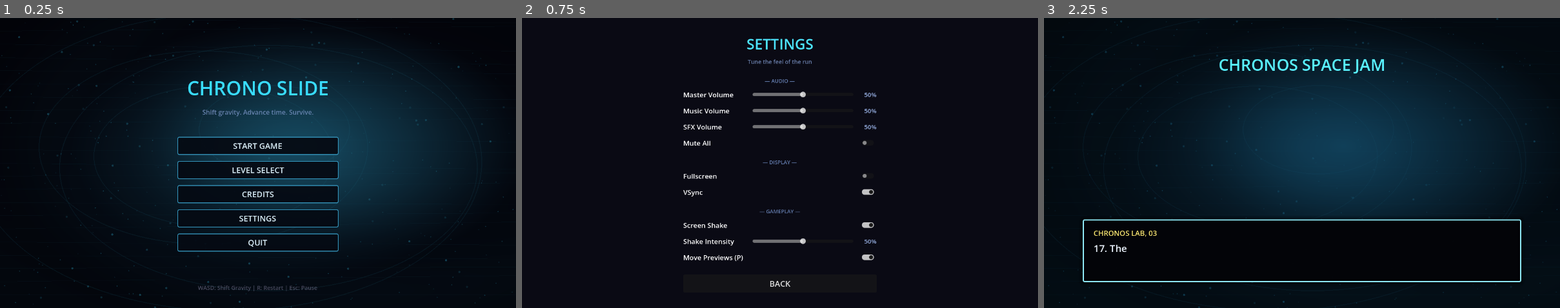
Above: before the commit, frames 1-3 (left to right).
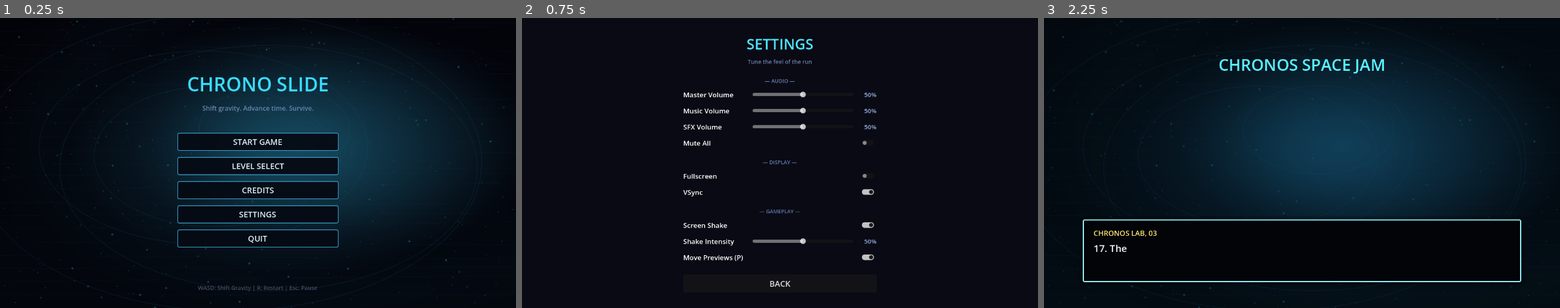
Above: after the commit, the same moments.

Repository: Rivendellspacejam/ChronosSpaceJam
Game: Godot game, scene res://scenes/ui/main_menu.tscn
The game is run twice, just before and just after one commit, with the same random seed, the same clock (stepped at 60 frames per second) and the same inputs. Sound files missing from this copy of the repository are replaced by a short silence.
Inputs:
- Up to frame 1 (0.25 s): no input
- Up to frame 2 (0.75 s): click "SETTINGS" at 0.5 s
- Up to frame 3 (2.25 s): click "BACK" at 1.25 s; click "START GAME" at 2 s

The runs differ from the first frame. In frame 1, 6.1% of the frame differs, in the area x 34-66%, y 20-81%; in frame 2, nothing differs; in frame 3, nothing differs.

Commit message:
Add progress reset flow

Diff:
--- a/chronos-space-jam/scenes/ui/main_menu.tscn
+++ b/chronos-space-jam/scenes/ui/main_menu.tscn
@@ -54,9 +54,9 @@
 anchor_right = 0.5
 anchor_bottom = 0.5
 offset_left = -200.0
-offset_top = -200.0
+offset_top = -230.0
 offset_right = 200.0
-offset_bottom = 200.0
+offset_bottom = 230.0
 grow_horizontal = 2
 grow_vertical = 2
 theme_override_constants/separation = 15
@@ -103,11 +103,75 @@
 theme_override_font_sizes/font_size = 20
 text = "SETTINGS"
 
+[node name="ResetProgressButton" type="Button" parent="VBoxContainer"]
+layout_mode = 2
+custom_minimum_size = Vector2(0, 45)
+theme_override_font_sizes/font_size = 20
+text = "RESET PROGRESS"
+
 [node name="QuitButton" type="Button" parent="VBoxContainer"]
 layout_mode = 2
 custom_minimum_size = Vector2(0, 45)
 theme_override_font_sizes/font_size = 20
 text = "QUIT"
+
+[node name="ResetProgressPanel" type="PanelContainer" parent="."]
+visible = false
+layout_mode = 1
+anchors_preset = 8
+anchor_left = 0.5
+anchor_top = 0.5
+anchor_right = 0.5
+anchor_bottom = 0.5
+offset_left = -260.0
+offset_top = -95.0
+offset_right = 260.0
+offset_bottom = 95.0
+grow_horizontal = 2
+grow_vertical = 2
+
+[node name="MarginContainer" type="MarginContainer" parent="ResetProgressPanel"]
+layout_mode = 2
+theme_override_constants/margin_left = 22
+theme_override_constants/margin_top = 18
+theme_override_constants/margin_right = 22
+theme_override_constants/margin_bottom = 18
+
+[node name="VBoxContainer" type="VBoxContainer" parent="ResetProgressPanel/MarginContainer"]
+layout_mode = 2
+theme_override_constants/separation = 12
+
+[node name="TitleLabel" type="Label" parent="ResetProgressPanel/MarginContainer/VBoxContainer"]
+layout_mode = 2
+theme_override_colors/font_color = Color(1, 0.85, 0.2, 1)
+theme_override_font_sizes/font_size = 24
+text = "RESET PROGRESS?"
+horizontal_alignment = 1
+
+[node name="BodyLabel" type="Label" parent="ResetProgressPanel/MarginContainer/VBoxContainer"]
+layout_mode = 2
+theme_override_colors/font_color = Color(0.9, 0.9, 0.95, 1)
+theme_override_font_sizes/font_size = 16
+text = "This will erase unlocked levels and best routes."
+horizontal_alignment = 1
+
+[node name="ButtonRow" type="HBoxContainer" parent="ResetProgressPanel/MarginContainer/VBoxContainer"]
+layout_mode = 2
+theme_override_constants/separation = 12
+
+[node name="CancelResetButton" type="Button" parent="ResetProgressPanel/MarginContainer/VBoxContainer/ButtonRow"]
+layout_mode = 2
+size_flags_horizontal = 3
+custom_minimum_size = Vector2(0, 40)
+theme_override_font_sizes/font_size = 18
+text = "CANCEL"
+
+[node name="ConfirmResetButton" type="Button" parent="ResetProgressPanel/MarginContainer/VBoxContainer/ButtonRow"]
+layout_mode = 2
+size_flags_horizontal = 3
+custom_minimum_size = Vector2(0, 40)
+theme_override_font_sizes/font_size = 18
+text = "WIPE DATA"
 
 [node name="ControlsHint" type="Label" parent="."]
 layout_mode = 1
--- a/chronos-space-jam/scripts/autoload/game_manager.gd
+++ b/chronos-space-jam/scripts/autoload/game_manager.gd
@@ -117,6 +117,17 @@
 		if level_index < 0 or level_index >= TOTAL_LEVELS:
 			continue
 		best_moves[level_index] = int(cfg.get_value("best_moves", key, 0))
+
+func clear_progress() -> void:
+	current_level_index = 0
+	highest_unlocked_level_index = 0
+	dev_unlock_all_levels = false
+	best_moves.clear()
+	clear_level_cache()
+
+	var dir := DirAccess.open("user://")
+	if dir != null and dir.file_exists("progress.cfg"):
+		dir.remove("progress.cfg")
 
 func _best_move_key(level_index: int) -> String:
 	return "level_" + str(level_index)
--- a/chronos-space-jam/scripts/main_menu.gd
+++ b/chronos-space-jam/scripts/main_menu.gd
@@ -5,23 +5,31 @@
 @onready var level_select_button = $VBoxContainer/LevelSelectButton
 @onready var credits_button = $VBoxContainer/CreditsButton
 @onready var settings_button = $VBoxContainer/SettingsButton
+@onready var reset_progress_button = $VBoxContainer/ResetProgressButton
 @onready var quit_button = $VBoxContainer/QuitButton
 @onready var settings_menu = $SettingsMenu
 @onready var title_label = $VBoxContainer/TitleLabel
 @onready var background_music: AudioStreamPlayer = $BackgroundMusic
+@onready var reset_progress_panel: PanelContainer = $ResetProgressPanel
+@onready var confirm_reset_button: Button = $ResetProgressPanel/MarginContainer/VBoxContainer/ButtonRow/ConfirmResetButton
+@onready var cancel_reset_button: Button = $ResetProgressPanel/MarginContainer/VBoxContainer/ButtonRow/CancelResetButton
 
 var _title_phase: float = 0.0
 
 func _ready() -> void:
 	AudioManager.configure_menu_music_player(background_music)
-	_update_start_button_text()
+	_refresh_progress_controls()
 	start_button.pressed.connect(_on_start)
 	level_select_button.pressed.connect(_on_level_select)
 	credits_button.pressed.connect(_on_credits)
 	settings_button.pressed.connect(_on_settings)
+	reset_progress_button.pressed.connect(_on_reset_progress_requested)
+	confirm_reset_button.pressed.connect(_on_reset_progress_confirmed)
+	cancel_reset_button.pressed.connect(_on_reset_progress_cancelled)
 	quit_button.pressed.connect(_on_quit)
 	_wire_menu_button_audio()
 	_style_menu_buttons()
+	_apply_reset_panel_style()
 
 func _process(delta: float) -> void:
 	_title_phase += delta * 1.8
@@ -51,25 +59,41 @@
 func _on_settings() -> void:
 	AudioManager.play_ui_click()
 	vbox.visible = false
+	reset_progress_panel.visible = false
 	settings_menu.return_target = vbox
 	settings_menu.visible = true
+
+func _on_reset_progress_requested() -> void:
+	AudioManager.play_ui_click()
+	reset_progress_panel.visible = true
+
+func _on_reset_progress_confirmed() -> void:
+	AudioManager.play_ui_click()
+	GameManager.clear_progress()
+	reset_progress_panel.visible = false
+	_refresh_progress_controls()
+
+func _on_reset_progress_cancelled() -> void:
+	AudioManager.play_ui_back()
+	reset_progress_panel.visible = false
 
 func _on_quit() -> void:
 	AudioManager.play_ui_click()
 	get_tree().quit()
 
 func _wire_menu_button_audio() -> void:
-	for button in [start_button, level_select_button, credits_button, settings_button, quit_button]:
+	for button in [start_button, level_select_button, credits_button, settings_button, reset_progress_button, quit_button, confirm_reset_button, cancel_reset_button]:
 		_wire_button_audio(button)
 
-func _update_start_button_text() -> void:
+func _refresh_progress_controls() -> void:
 	start_button.text = "CONTINUE" if GameManager.has_saved_progress() else "START GAME"
+	reset_progress_button.visible = GameManager.has_saved_progress()
 
 func _wire_button_audio(button: Button) -> void:
 	button.mouse_entered.connect(AudioManager.play_ui_click)
 
 func _style_menu_buttons() -> void:
-	for button in [start_button, level_select_button, credits_button, settings_button, quit_button]:
+	for button in [start_button, level_select_button, credits_button, settings_button, reset_progress_button, quit_button, confirm_reset_button, cancel_reset_button]:
 		_apply_button_style(button)
 
 func _apply_button_style(button: Button) -> void:
@@ -81,6 +105,22 @@
 	button.add_theme_stylebox_override("pressed", pressed)
 	button.add_theme_color_override("font_color", Color(0.88, 0.96, 1.0, 1.0))
 	button.add_theme_color_override("font_hover_color", Color(1.0, 1.0, 1.0, 1.0))
+
+func _apply_reset_panel_style() -> void:
+	var style := StyleBoxFlat.new()
+	style.bg_color = Color(0.015, 0.02, 0.035, 0.96)
+	style.border_color = Color(1.0, 0.85, 0.2, 0.95)
+	style.border_width_left = 2
+	style.border_width_top = 2
+	style.border_width_right = 2
+	style.border_width_bottom = 2
+	style.corner_radius_top_left = 4
+	style.corner_radius_top_right = 4
+	style.corner_radius_bottom_left = 4
+	style.corner_radius_bottom_right = 4
+	style.shadow_color = Color(0, 0, 0, 0.45)
+	style.shadow_size = 10
+	reset_progress_panel.add_theme_stylebox_override("panel", style)
 
 func _make_button_style(fill: Color, border: Color) -> StyleBoxFlat:
 	var style := StyleBoxFlat.new()
